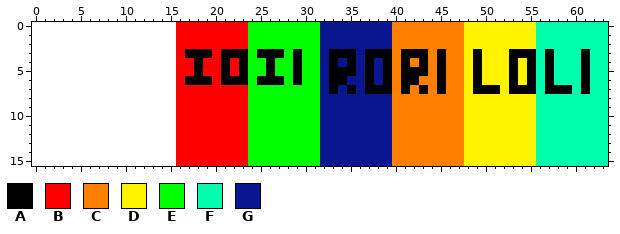
Edited in one commit: pixel-art sprite (VideoGame/img/player.png). Above is the file before it was changed.
The file is 48x16 pixels. The old version is drawn lined up with the new one, on the new canvas.
Palette (. is transparent): A #000000  B #ff0000  C #ff8000  D #fff300  E #00ff00  F #00ffac  G #0a1590
Pixels before, first column x 16:
 0 BBBBBBBBEEEEEEEEGGGGGGGGCCCCCCCCDDDDDDDDFFFFFFFF
 1 BBBBBBBBEEEEEEEEGGGGGGGGCCCCCCCCDDDDDDDDFFFFFFFF
 2 BBBBBBBBEEEEEEEEGGGGGGGGCCCCCCCCDDDDDDDDFFFFFFFF
 3 BAAABAAAEAAAEAEEGAAAGAAACAAACACCDADDDAAAFAFFFAFF
 4 BBABBABAEEAEEAEEGAGAGAGACACACACCDADDDADAFAFFFAFF
 5 BBABBABAEEAEEAEEGAAAGAGACAAACACCDADDDADAFAFFFAFF
 6 BAAABAAAEAAAEAEEGAAGGAGACAACCACCDADDDADAFAFFFAFF
 7 BBBBBBBBEEEEEEEEGAGAGAAACACACACCDAAADAAAFAAAFAFF
 8 BBBBBBBBEEEEEEEEGGGGGGGGCCCCCCCCDDDDDDDDFFFFFFFF
 9 BBBBBBBBEEEEEEEEGGGGGGGGCCCCCCCCDDDDDDDDFFFFFFFF
10 BBBBBBBBEEEEEEEEGGGGGGGGCCCCCCCCDDDDDDDDFFFFFFFF
11 BBBBBBBBEEEEEEEEGGGGGGGGCCCCCCCCDDDDDDDDFFFFFFFF
12 BBBBBBBBEEEEEEEEGGGGGGGGCCCCCCCCDDDDDDDDFFFFFFFF
13 BBBBBBBBEEEEEEEEGGGGGGGGCCCCCCCCDDDDDDDDFFFFFFFF
14 BBBBBBBBEEEEEEEEGGGGGGGGCCCCCCCCDDDDDDDDFFFFFFFF
15 BBBBBBBBEEEEEEEEGGGGGGGGCCCCCCCCDDDDDDDDFFFFFFFF
The same view after the edit:
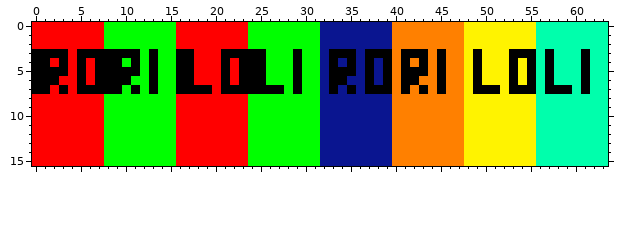
Difference:
canvas 48x16 -> 64x16, the old top-left corner now at 16,0
y 0..2: x 0..15 ................ -> BBBBBBBBEEEEEEEE
y 3: x 0..16 ................B -> AAAABAAAAAAAEAEEA; x 18..19 AA -> BB; x 24 E -> A; x 26..27 AA -> EE
y 4: x 0..18 ................BBA -> AABABABAAAEAEAEEAAB; x 24..26 EEA -> AAE
y 5: x 0..18 ................BBA -> AAAABABAAAAAEAEEAAB; x 24..26 EEA -> AAE
y 6: x 0..16 ................B -> AAABBABAAAAEEAEEA; x 18..19 AA -> BB; x 22 A -> B; x 24 E -> A; x 26..27 AA -> EE
y 7: x 0..19 ................BBBB -> AABABAAAAAEAEAEEAAAA; x 21..27 BBBEEEE -> AAAAAAA; x 29 E -> A
y 8..15: x 0..15 ................ -> BBBBBBBBEEEEEEEE
